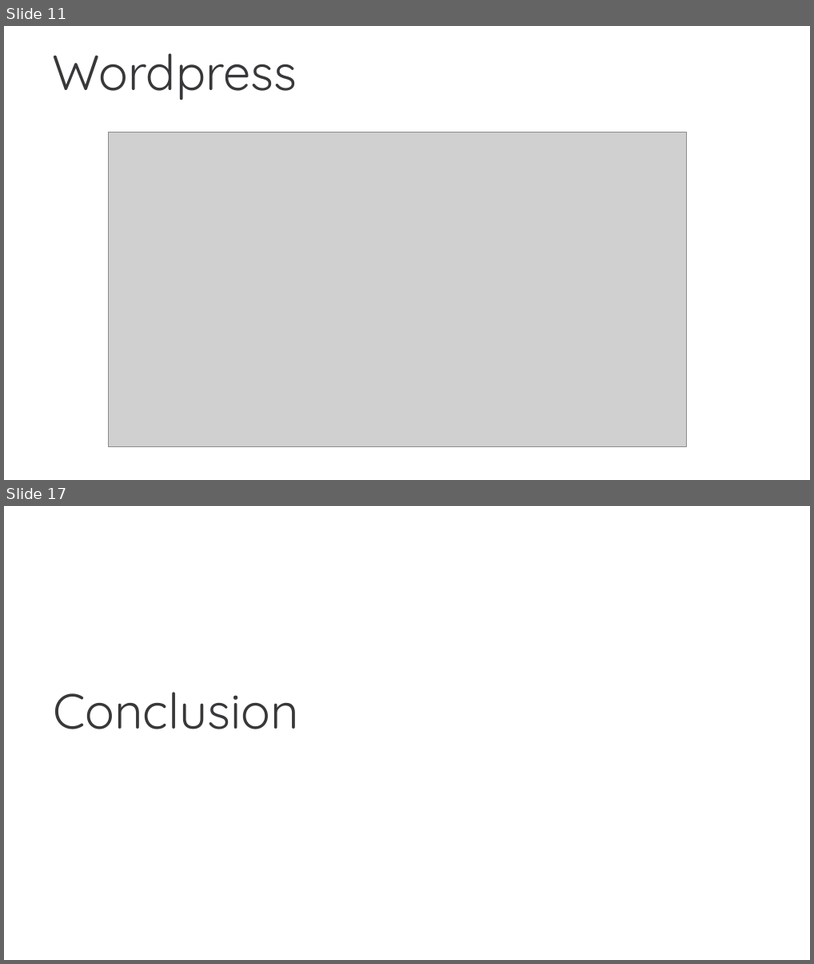
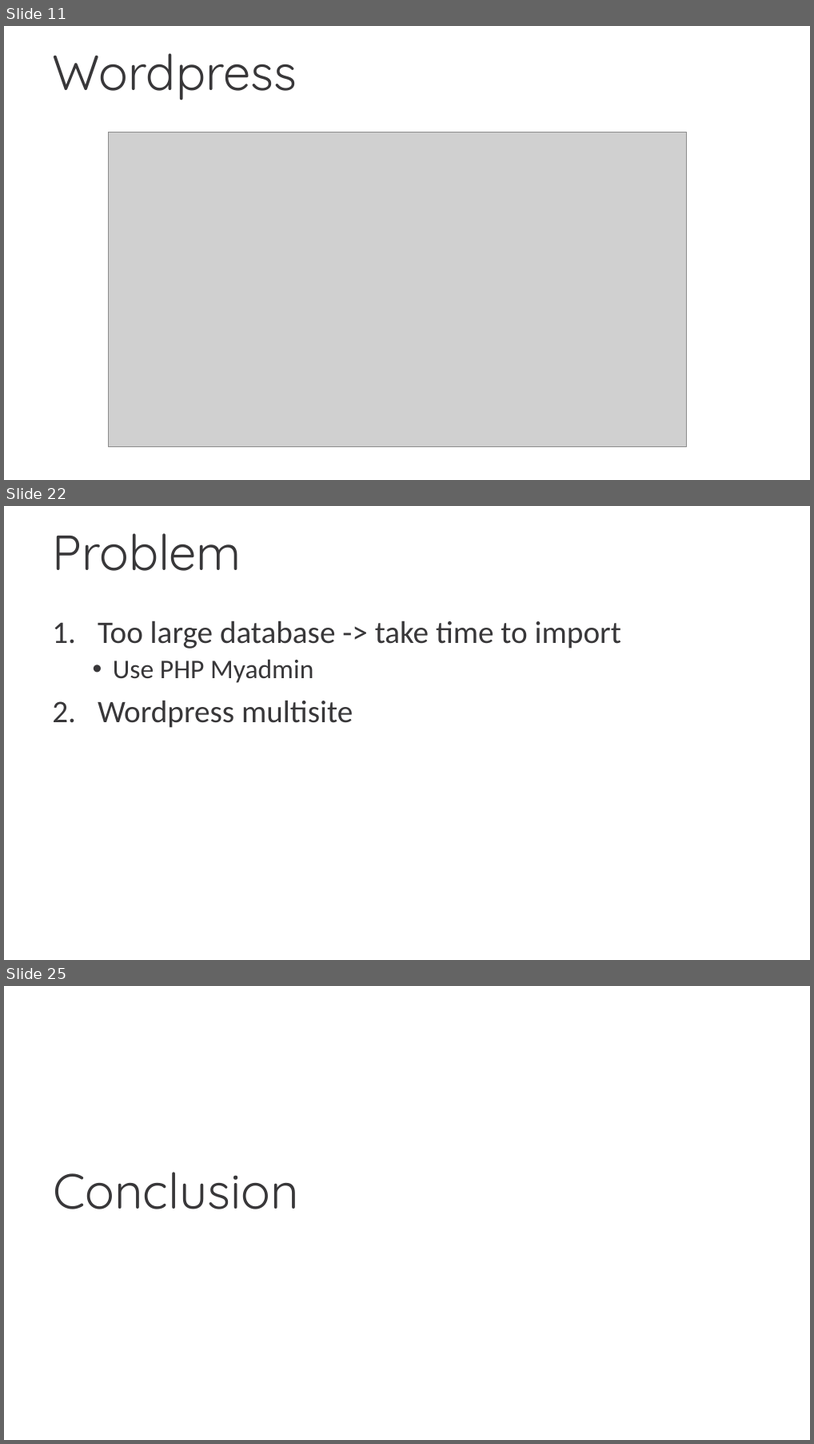
Before and after one commit to nam-tran-niteco/Wordpress-Demo, a slide deck: Wordpress Migration.pptx. Shown one above the other, each under a label of ours: slides 11 and 17 before the commit, slides 11, 22 and 25 after it; the slides between them are not shown. The pictures are 814x964 and 814x1444 pixels, drawn with LibreOffice and Linux fonts; fonts in the diff are those of the drawing; grey boxes stand for pictures; background and template pictures are left out. Boxes give left, top, right and bottom in pixels: in the first picture for what was removed or moved away, otherwise in the second. Text is boxed around its words. In the diff, an @@ line names an element or a change of style, - is before the commit and + after.

```diff
--- a/Wordpress Migration.pptx
+++ b/Wordpress Migration.pptx
@@ slide 22 added at [4,506,810,960], background picture (left out) @@
@@ title added at [52,533,242,571], 44 pt, text #383739 @@
+Problem
@@ text added at [98,620,622,728], 28 pt, text #383739 @@
+1. Too large database -> take time to import
+  • Use PHP Myadmin
+2. Wordpress multisite
@@ what was slide 17 is now slide 25 @@
```
Also in this commit, not shown: 8 slides changed, 10 other slides added, 1 slide removed, 3 other files.
